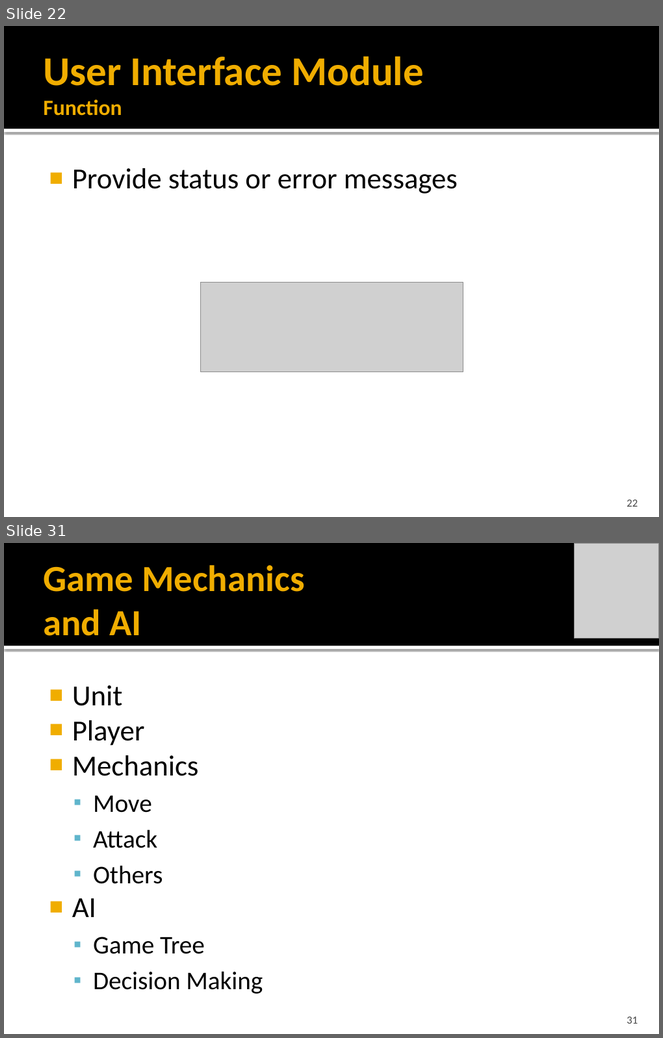
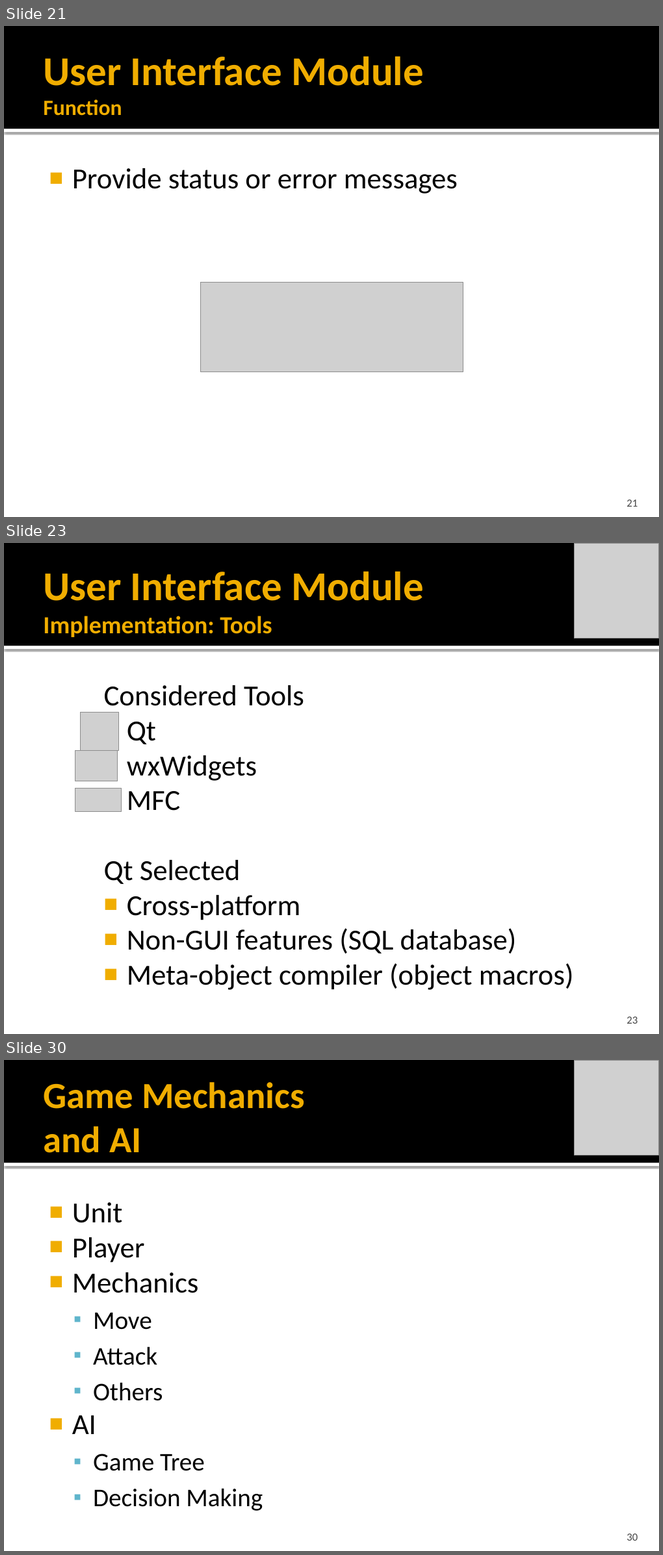
Before and after one commit to idxExtropy/duel-reality, a slide deck: Docs/DUEL REALITY .pptx. Shown one above the other, each under a label of ours: slides 22 and 31 before the commit, slides 21, 23 and 30 after it; the slides between them are not shown. The pictures are 663x1038 and 663x1555 pixels, drawn with LibreOffice and Linux fonts; fonts in the diff are those of the drawing; grey boxes stand for pictures. Boxes give left, top, right and bottom in pixels: in the first picture for what was removed or moved away, otherwise in the second. Text is boxed around its words. In the diff, an @@ line names an element or a change of style, - is before the commit and + after.

```diff
--- a/Docs/DUEL REALITY .pptx
+++ b/Docs/DUEL REALITY .pptx
@@ slide 23 added at (4, 543, 659, 1034), background #FFFFFF; not listed: 2 template elements that a slide beside it also shows @@
@@ picture added at (574, 543, 659, 638) @@
@@ title added at (43, 571, 424, 637), 27 pt, text #F0AD00, bold @@
+User Interface Module
+Implementation: Tools
@@ text added at (104, 685, 574, 990), 32 pt, text #000000 @@
+Considered Tools
+Qt
+wxWidgets
+MFC
+Qt Selected
+■ Cross-platform
+■ Non-GUI features (SQL database)
+■ Meta-object compiler (object macros)
@@ picture added at (81, 712, 118, 750) @@
@@ picture added at (75, 751, 117, 782) @@
@@ picture added at (75, 789, 121, 811) @@
@@ page number added at (627, 1017, 638, 1024), 12 pt, text #454545 @@
+23
@@ what was slide 22 is now slide 21 @@
@@ page number at (627, 500, 638, 507): text changed @@
-22
+21
@@ what was slide 31 is now slide 30 @@
@@ page number at (627, 1534, 638, 1541): text changed @@
-31
+30
```
Also in this commit, not shown: 6 slides changed, 2 other slides added, 4 slides removed, 16 other files.
